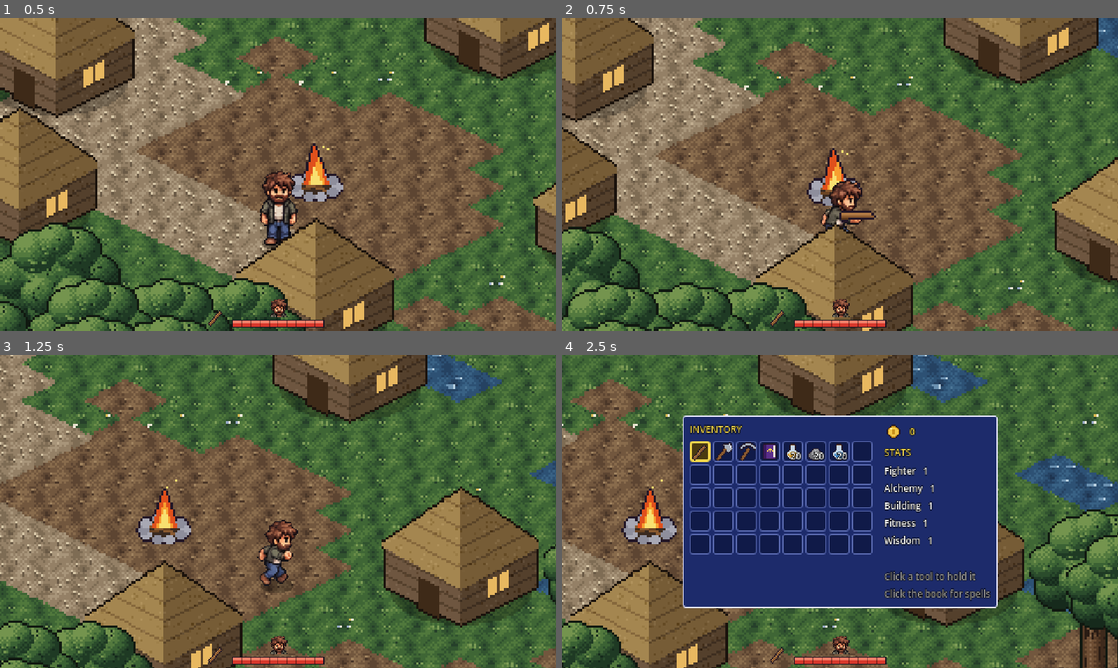
Above: before the commit, frames 1-4 (two rows, left to right).
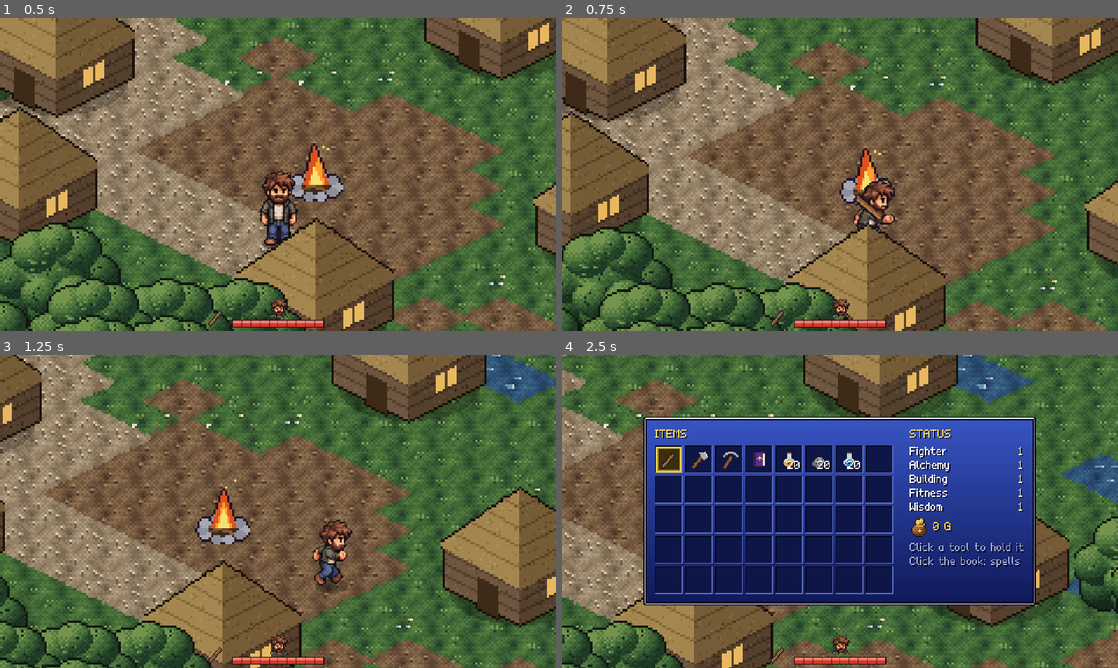
Above: after the commit, the same moments.

Repository: patrickyareinke/game1
Game: Godot game, scene res://scenes/main.tscn
Two runs of this game, one before a commit and one after it. Both use one fixed random seed, a clock stepped at 60 frames per second and the inputs below.
Inputs (mouse positions are in pixels of both pictures, inside the frame that each line leads up to):
- Up to frame 1 (0.5 s): no input
- Up to frame 2 (0.75 s): move the mouse to (962, 158) at 0.52 s; hold D from 0.53 s (still down); hold Shift from 0.53 s (still down); click (962, 158) at 0.67 s
- Up to frame 3 (1.25 s): keep holding D; keep holding Shift
- Up to frame 4 (2.5 s): release D at 1.25 s; release Shift at 1.25 s; drag from (728, 527) to (812, 574) at 1.27 s; move the mouse to (895, 442) at 2.02 s; hold D from 2.03 s (still down); tap E at 2.1 s

Frame 1 is identical in both runs. In frame 2, 45% of the frame differs, in the area x 0-100%, y 0-100%; in frame 3, 61%; in frame 4, 63%.

Commit message:
SNES-style menus, better tool swings, smoother camera
- Hand-drawn pixel font with drop shadow used for all UI and popups
- Menus as SNES windows: blue gradient, bevelled white frame, inset
  24 px item slots, gold frame for the held tool, status column
- Money shown as a leather pouch with coins ('137 G')
- Tool swings: wind-up, fast strike with motion smear, overshoot and
  follow-through; per-tool timing (quick stick, heavy axe, overhead
  pickaxe); hit lands at impact with a small camera shake
- Camera: small dead zone plus smoothing, so the character can move a
  few pixels before the screen follows

Co-Authored-By: Claude Opus 5.5 <noreply@anthropic.com>
Claude-Session: https://claude.ai/code/session_01CvBu1rya8CUCR7cnUQet3L

Diff:
--- a/project.godot
+++ b/project.godot
@@ -31,3 +31,7 @@
 [autoload]
 
 Game="*res://scripts/game_state.gd"
+
+[gui]
+
+theme/custom_font="res://assets/fonts/pixel.fnt"
--- a/scripts/game_state.gd
+++ b/scripts/game_state.gd
@@ -87,7 +87,7 @@
 
 func _ready() -> void:
 	for id in ["stick", "spellbook", "oil", "ash", "water", "coin",
-			"fireball", "mudball", "fiststamp", "slap", "face", "face_hurt",
+			"fireball", "mudball", "fiststamp", "slap", "face", "face_hurt", "money",
 			"axe", "pickaxe", "wood", "stone"]:
 		icons[id] = load("res://assets/icons/%s.png" % id)
 	for spell in UPGRADES:
--- a/scripts/pickup.gd
+++ b/scripts/pickup.gd
@@ -52,11 +52,11 @@
 		draw_polyline(pts, Color(1, 0.95, 0.7, a), 1.0)
 	if near:
 		# small "F" key hint above it
-		var p := Vector2(-4, -14 if kind == "stash" else -18)
-		draw_rect(Rect2(p, Vector2(8, 8)), Color(0.1, 0.1, 0.2, 0.85))
-		draw_rect(Rect2(p, Vector2(8, 8)), Color(1, 0.95, 0.7), false, 1.0)
-		draw_string(ThemeDB.fallback_font, p + Vector2(1.5, 6.5), "F", HORIZONTAL_ALIGNMENT_LEFT, -1, 7,
-			Color(1, 0.95, 0.7))
+		var p := Vector2(-4, -16 if kind == "stash" else -20)
+		draw_rect(Rect2(p, Vector2(9, 11)), Color(0.07, 0.1, 0.35, 0.9))
+		draw_rect(Rect2(p, Vector2(9, 11)), Color(0.92, 0.92, 0.96), false, 1.0)
+		draw_string(preload("res://assets/fonts/pixel.fnt"), p + Vector2(2, 9), "F", HORIZONTAL_ALIGNMENT_LEFT, -1, 10,
+			Color(1, 1, 1))
 
 
 func collect() -> void:
--- a/scripts/player.gd
+++ b/scripts/player.gd
@@ -16,8 +16,14 @@
 const FAINT_TIME := 2.6
 const WALK_FPS := 8.0
 const HAND := Vector2(0, -14)        # stick pivot, relative to the feet
-const SWING_TIME := 0.22
-const SWING_ARC := deg_to_rad(150.0)
+# Swing feel per tool: total time, arc, wind-up share, reach, impact shake
+const SWINGS := {
+	"stick": {"time": 0.28, "arc": 150.0, "wind": 0.26, "reach": 16.0, "shake": 1.0},
+	"axe": {"time": 0.44, "arc": 175.0, "wind": 0.36, "reach": 17.0, "shake": 2.6},
+	"pickaxe": {"time": 0.40, "arc": 165.0, "wind": 0.34, "reach": 16.0, "shake": 2.0},
+}
+const WIND_BACK := deg_to_rad(35.0)  # how far the tool is raised before striking
+const STRIKE_END := 0.72             # share of the swing where the strike ends
 const REACH := 16.0
 const INVULN_TIME := 1.0
 const BODY_LENGTH := 32.0             # sprite height in world pixels
@@ -29,6 +35,15 @@
 var walk_time := 0.0
 var swing_t := -1.0                  # < 0 means not swinging
 var swing_angle := 0.0
+var swing := {}                      # current tool's SWINGS entry
+var swing_sign := 1.0                # sweep direction
+var swing_hit_done := false
+var smear_from := 0.0                # arc of the motion smear (angles)
+var smear_to := 0.0
+var smear_alpha := 0.0
+var smear: Node2D
+var shake := 0.0                     # camera shake strength (pixels)
+var cam_base := Vector2.ZERO         # camera offset without shake
 var knock := Vector2.ZERO
 var invuln := 0.0
 var cooldowns := {}                  # spell id -> seconds left
@@ -74,8 +89,23 @@
 	stick.visible = false
 	add_child(stick)
 
+	smear = Node2D.new()
+	smear.position = HAND
+	smear.draw.connect(_draw_smear)
+	add_child(smear)
+
 	cam = Camera2D.new()
 	cam.zoom = Vector2(ZOOM, ZOOM)
+	# small dead zone: you can move a few pixels before the camera follows,
+	# then it catches up smoothly
+	cam.drag_horizontal_enabled = true
+	cam.drag_vertical_enabled = true
+	cam.drag_left_margin = 0.06
+	cam.drag_right_margin = 0.06
+	cam.drag_top_margin = 0.08
+	cam.drag_bottom_margin = 0.08
+	cam.position_smoothing_enabled = true
+	cam.position_smoothing_speed = 6.0
 	cam.ignore_rotation = false          # the boss intro tilts the camera
 	add_child(cam)
 
@@ -92,6 +122,7 @@
 		return
 	if Game.cutscene:
 		_set_frame(Anim.IDLE, 0.0)
+		cam_base = cam.offset            # cutscenes drive the camera directly
 		return
 	var input := Vector2(
 		float(Input.is_physical_key_pressed(KEY_D)) - float(Input.is_physical_key_pressed(KEY_A)),
@@ -129,7 +160,7 @@
 
 	hurt_t = maxf(hurt_t - delta, 0.0)
 	if swing_t >= 0.0:
-		_set_frame(Anim.ATTACK, clampf(swing_t / SWING_TIME, 0.0, 0.999), true)
+		_set_frame(Anim.ATTACK, clampf(swing_t / swing["time"], 0.0, 0.999), true)
 	elif hurt_t > 0.0:
 		_set_frame(Anim.HURT, 1.0 - hurt_t / HURT_TIME, true)
 	elif moving:
@@ -145,7 +176,9 @@
 		cam_target = ((world.boss.position + Vector2(0, -40)) - position) * 0.5
 		cam_target = cam_target.limit_length(110.0)
 		cam_target.y = maxf(cam_target.y, -BODY_LENGTH * 2.5)   # never down into the HUD
-	cam.offset = cam.offset.lerp(cam_target, minf(1.0, delta * 5.0))
+	cam_base = cam_base.lerp(cam_target, minf(1.0, delta * 5.0))
+	shake = move_toward(shake, 0.0, delta * 18.0)
+	cam.offset = cam_base + Vector2(randf_range(-shake, shake), randf_range(-shake, shake))
 	var z := CAVE_ZOOM if world.in_cave else ZOOM
 	cam.zoom = cam.zoom.lerp(Vector2(z, z), minf(1.0, delta * 4.0))
 	cam.rotation = lerpf(cam.rotation, 0.0, minf(1.0, delta * 4.0))
@@ -183,28 +216,86 @@
 	var aim := get_global_mouse_position() - (global_position + HAND)
 	swing_angle = aim.angle()
 	dir = _dir_from(aim)
+	swing = SWINGS.get(Game.equipped, SWINGS["stick"])
+	# sweep downward in front of the body: clockwise when aiming right
+	swing_sign = 1.0 if cos(swing_angle) >= 0.0 else -1.0
 	swing_t = 0.0
+	swing_hit_done = false
+	smear_alpha = 0.0
 	var tool: Dictionary = Game.TOOLS[Game.equipped]
 	stick.texture = load(tool["held"])
 	stick.offset = tool["pivot"]
 	stick.visible = true
-	# stick goes behind the body when swinging away from the camera
+	stick.modulate.a = 1.0
+	var side := 3.0 * swing_sign if dir == Dir.LEFT or dir == Dir.RIGHT else 0.0
+	stick.position = HAND + Vector2(side, 1.0 if side != 0.0 else 0.0)
+	smear.position = stick.position
+	# tool goes behind the body when swinging away from the camera
 	move_child(stick, 0 if dir == Dir.UP else sprite.get_index() + 1)
+	move_child(smear, stick.get_index() + 1)
 	_update_swing(0.0)
-	world.hit_at(position + Vector2.from_angle(swing_angle) * REACH, Game.equipped)
+
+
+func _swing_angle(k: float) -> float:
+	## Wind-up (raise the tool back), fast strike, overshoot and settle.
+	var arc := deg_to_rad(swing["arc"])
+	var start := swing_angle - swing_sign * arc / 2.0
+	var back := start - swing_sign * WIND_BACK
+	var stop := swing_angle + swing_sign * arc / 2.0
+	var wind: float = swing["wind"]
+	if k < wind:
+		var u := k / wind
+		return lerpf(start, back, 1.0 - pow(1.0 - u, 2.0))         # ease out: lift
+	if k < STRIKE_END:
+		var u := (k - wind) / (STRIKE_END - wind)
+		return lerpf(back, stop + swing_sign * 0.15, u * u * (3.0 - 2.0 * u) * 0.35 + u * u * 0.65)
+	var u := (k - STRIKE_END) / (1.0 - STRIKE_END)
+	return lerpf(stop + swing_sign * 0.15, stop, 1.0 - pow(1.0 - u, 3.0))   # settle
 
 
 func _update_swing(delta: float) -> void:
 	if swing_t < 0.0:
 		return
 	swing_t += delta
-	var k := swing_t / SWING_TIME
+	var k: float = swing_t / swing["time"]
 	if k >= 1.0:
 		swing_t = -1.0
 		stick.visible = false
-		return
-	var eased := 1.0 - pow(1.0 - k, 3.0)
-	stick.rotation = swing_angle - SWING_ARC / 2.0 + SWING_ARC * eased
+		smear_alpha = 0.0
+		smear.queue_redraw()
+		return
+	var a := _swing_angle(k)
+	stick.rotation = a
+	# motion smear trails the tool during the strike, then fades
+	var wind: float = swing["wind"]
+	if k >= wind and k < STRIKE_END:
+		smear_from = _swing_angle(maxf(wind, k - 0.16))
+		smear_to = a
+		smear_alpha = 0.55
+	else:
+		smear_alpha = maxf(0.0, smear_alpha - delta * 6.0)
+	smear.queue_redraw()
+	if k > 0.85:
+		stick.modulate.a = 1.0 - (k - 0.85) / 0.15
+	# the hit lands when the tool passes the aim direction
+	var strike_mid := wind + (STRIKE_END - wind) * 0.55
+	if not swing_hit_done and k >= strike_mid:
+		swing_hit_done = true
+		world.hit_at(position + Vector2.from_angle(swing_angle) * swing["reach"], Game.equipped)
+		if world.last_hit:
+			shake = swing["shake"]
+
+
+func _draw_smear() -> void:
+	if smear_alpha <= 0.0:
+		return
+	var a0 := minf(smear_from, smear_to)
+	var a1 := maxf(smear_from, smear_to)
+	if a1 - a0 < 0.05:
+		return
+	var r := 13.0
+	smear.draw_arc(Vector2.ZERO, r, a0, a1, 14, Color(1, 1, 0.92, smear_alpha), 3.0)
+	smear.draw_arc(Vector2.ZERO, r - 3.0, a0 + (a1 - a0) * 0.3, a1, 10, Color(1, 1, 1, smear_alpha * 0.5), 1.5)
 
 
 # --- spells ----------------------------------------------------------------
--- a/scripts/ui.gd
+++ b/scripts/ui.gd
@@ -3,7 +3,11 @@
 ## spellbook, spell-upgrade choice. Built in code; reads from the Game
 ## autoload and redraws on Game.changed.
 
-const SLOT := 18
+const SLOT := 24                          # 16 px icon + 4 px inset each side
+const FONT := preload("res://assets/fonts/pixel.fnt")
+const FONT_SIZE := 10                     # native size of the pixel font
+const SHADOW := Color(0.02, 0.02, 0.08, 0.9)
+const TEX_WINDOW := preload("res://assets/ui/window.png")
 const PANEL_BG := Color("1d2b6b")        # SNES-style blue menu
 const PANEL_BORDER := Color("e8e8ff")
 const SLOT_BG := Color("101a48")
@@ -16,8 +20,8 @@
 var face: TextureRect
 var hp_bar: Control
 var tool_icon: TextureRect
-var slot_normal: StyleBoxFlat
-var slot_equipped: StyleBoxFlat
+var slot_normal: StyleBox
+var slot_equipped: StyleBox
 var build_label: Label
 var boss_box: Control
 var boss_status: Label
@@ -26,6 +30,7 @@
 var slot_counts: Array[Label] = []
 var coins_label: Label
 var stats_label: Label
+var stats_values: Label
 var book_panel: PanelContainer
 var book_label: Label
 var ring: Control
@@ -57,6 +62,23 @@
 
 # --- helpers ---------------------------------------------------------------
 
+func _window(margin := 8) -> StyleBoxTexture:
+	## SNES menu window: blue gradient, white bevelled frame (9-slice).
+	var sb := StyleBoxTexture.new()
+	sb.texture = TEX_WINDOW
+	sb.set_texture_margin_all(4)
+	sb.set_content_margin_all(margin)
+	return sb
+
+
+func _slot_box(name: String) -> StyleBoxTexture:
+	var sb := StyleBoxTexture.new()
+	sb.texture = load("res://assets/ui/%s.png" % name)
+	sb.set_texture_margin_all(4)
+	sb.set_content_margin_all(4)
+	return sb
+
+
 func _box(bg: Color, border := PANEL_BORDER, margin := 4) -> StyleBoxFlat:
 	var sb := StyleBoxFlat.new()
 	sb.bg_color = bg
@@ -70,10 +92,13 @@
 func _label(text := "", color := Color.WHITE) -> Label:
 	var l := Label.new()
 	l.text = text
-	l.add_theme_font_size_override("font_size", 8)
+	l.add_theme_font_override("font", FONT)
+	l.add_theme_font_size_override("font_size", FONT_SIZE)
 	l.add_theme_color_override("font_color", color)
-	l.add_theme_color_override("font_outline_color", Color.BLACK)
-	l.add_theme_constant_override("outline_size", 2)
+	l.add_theme_color_override("font_shadow_color", SHADOW)   # SNES-style drop shadow
+	l.add_theme_constant_override("shadow_offset_x", 1)
+	l.add_theme_constant_override("shadow_offset_y", 1)
+	l.add_theme_constant_override("line_spacing", 1)
 	return l
 
 
@@ -153,28 +178,28 @@
 
 func _build_inventory() -> void:
 	inv_panel = PanelContainer.new()
-	inv_panel.add_theme_stylebox_override("panel", _box(PANEL_BG, PANEL_BORDER, 6))
+	inv_panel.add_theme_stylebox_override("panel", _window(10))
 	inv_panel.visible = false
 	_centered(inv_panel)
 
 	var row := HBoxContainer.new()
-	row.add_theme_constant_override("separation", 10)
+	row.add_theme_constant_override("separation", 14)
 	inv_panel.add_child(row)
 
 	var left := VBoxContainer.new()
 	row.add_child(left)
-	left.add_child(_label("INVENTORY", GOLD))
+	left.add_theme_constant_override("separation", 4)
+	left.add_child(_label("ITEMS", GOLD))
 	var grid := GridContainer.new()
 	grid.columns = 8
 	grid.add_theme_constant_override("h_separation", 2)
 	grid.add_theme_constant_override("v_separation", 2)
 	left.add_child(grid)
 
-	var normal := _box(SLOT_BG, Color("5a6ab0"), 1)
-	var hover := _box(SLOT_HOVER, GOLD, 1)
+	var normal := _slot_box("slot")
+	var hover := _slot_box("slot_hover")
 	slot_normal = normal
-	slot_equipped = _box(Color("4a3a10"), GOLD, 1)
-	slot_equipped.set_border_width_all(2)
+	slot_equipped = _slot_box("slot_equipped")
 	for i in Game.SLOTS:
 		var b := Button.new()
 		b.custom_minimum_size = Vector2(SLOT, SLOT)
@@ -189,30 +214,40 @@
 		slots.append(b)
 		var cnt := _label()
 		cnt.horizontal_alignment = HORIZONTAL_ALIGNMENT_RIGHT
-		cnt.position = Vector2(0, 7)
-		cnt.size = Vector2(SLOT - 1, 10)
+		cnt.position = Vector2(0, SLOT - 12)
+		cnt.size = Vector2(SLOT - 2, 11)
 		b.add_child(cnt)
 		slot_counts.append(cnt)
 
 	var right := VBoxContainer.new()
-	right.custom_minimum_size = Vector2(80, 0)
+	right.custom_minimum_size = Vector2(96, 0)
+	right.add_theme_constant_override("separation", 4)
 	row.add_child(right)
+	right.add_child(_label("STATUS", GOLD))
+	var stat_row := HBoxContainer.new()
+	stat_row.add_theme_constant_override("separation", 6)
+	stats_label = _label()
+	stats_values = _label("", Color("f8f0c0"))
+	stats_values.horizontal_alignment = HORIZONTAL_ALIGNMENT_RIGHT
+	stats_values.size_flags_horizontal = Control.SIZE_EXPAND_FILL
+	stat_row.add_child(stats_label)
+	stat_row.add_child(stats_values)
+	right.add_child(stat_row)
 	var coin_row := HBoxContainer.new()
+	coin_row.add_theme_constant_override("separation", 4)
 	var coin := TextureRect.new()
-	coin.texture = Game.icons["coin"]
+	coin.texture = Game.icons["money"]
 	coin_row.add_child(coin)
 	coins_label = _label("", GOLD)
+	coins_label.size_flags_vertical = Control.SIZE_SHRINK_CENTER
 	coin_row.add_child(coins_label)
 	right.add_child(coin_row)
-	right.add_child(_label("STATS", GOLD))
-	stats_label = _label()
-	right.add_child(stats_label)
-	right.add_child(_label("\nClick a tool to hold it\nClick the book for spells", Color(1, 1, 1, 0.6)))
+	right.add_child(_label("Click a tool to hold it\nClick the book: spells", Color(0.8, 0.85, 1.0, 0.75)))
 
 
 func _build_book() -> void:
 	book_panel = PanelContainer.new()
-	book_panel.add_theme_stylebox_override("panel", _box(Color("3a1d5e"), GOLD, 8))
+	book_panel.add_theme_stylebox_override("panel", _window(12))
 	book_panel.visible = false
 	book_panel.gui_input.connect(func(ev: InputEvent):
 		if ev is InputEventMouseButton and ev.pressed:
@@ -265,7 +300,7 @@
 
 func _build_upgrade() -> void:
 	upgrade_panel = PanelContainer.new()
-	upgrade_panel.add_theme_stylebox_override("panel", _box(Color("3a1d5e"), GOLD, 8))
+	upgrade_panel.add_theme_stylebox_override("panel", _window(12))
 	upgrade_panel.visible = false
 	_centered(upgrade_panel)
 
@@ -280,8 +315,8 @@
 	head.add_child(upgrade_title)
 	v.add_child(head)
 
-	var normal := _box(PANEL_BG, Color("5a6ab0"), 2)
-	var hover := _box(SLOT_HOVER, GOLD, 2)
+	var normal := _slot_box("slot")
+	var hover := _slot_box("slot_hover")
 	for i in 3:
 		var b := Button.new()
 		b.custom_minimum_size = Vector2(240, 28)
@@ -350,8 +385,9 @@
 	fade.mouse_filter = Control.MOUSE_FILTER_IGNORE
 	layer.add_child(fade)
 	title = _label("", Color(0.9, 0.65, 1.0))
-	title.add_theme_font_size_override("font_size", 24)
-	title.add_theme_constant_override("outline_size", 6)
+	title.add_theme_font_size_override("font_size", FONT_SIZE * 2)
+	title.add_theme_constant_override("shadow_offset_x", 2)
+	title.add_theme_constant_override("shadow_offset_y", 2)
 	subtitle = _label("", Color(1, 1, 1, 0.85))
 	for l in [title, subtitle]:
 		l.size = Vector2(SCREEN.x, 30)
@@ -461,11 +497,14 @@
 		var is_equipped: bool = slot != null and slot["id"] == Game.equipped
 		slots[i].add_theme_stylebox_override("normal", slot_equipped if is_equipped else slot_normal)
 
-	coins_label.text = " %d" % Game.money
-	var lines := PackedStringArray()
+	coins_label.text = "%d G" % Game.money
+	var names := PackedStringArray()
+	var values := PackedStringArray()
 	for s in Game.STAT_ORDER:
-		lines.append("%s   %d" % [s.capitalize(), Game.stat_level(s)])
-	stats_label.text = "\n".join(lines)
+		names.append(s.capitalize())
+		values.append(str(Game.stat_level(s)))
+	stats_label.text = "\n".join(names)
+	stats_values.text = "\n".join(values)
 
 	var book := PackedStringArray(["SPELLBOOK"])
 	for id in Game.SPELL_ORDER:
--- a/scripts/world.gd
+++ b/scripts/world.gd
@@ -505,6 +505,7 @@
 func _arrive_in_cave() -> void:
 	player.position = cell_center(arena_arrival)
 	player.last_cell = arena_arrival
+	player.cam.reset_smoothing()
 	if boss == null and not Game.boss_defeated:
 		boss = preload("res://scripts/boss.gd").new()
 		boss.world = self
@@ -591,6 +592,7 @@
 func exit_cave() -> void:
 	player.position = cell_center(mountain_exit)
 	player.last_cell = mountain_exit
+	player.cam.reset_smoothing()
 	_set_cave_view(false)
 
 
@@ -600,6 +602,7 @@
 		_set_cave_view(false)
 	player.position = cell_center(village + Vector2i(1, 2))
 	player.last_cell = village + Vector2i(1, 2)
+	player.cam.reset_smoothing()
 	if boss and not boss.dead:
 		boss.reset()
 
@@ -813,8 +816,12 @@
 
 # --- combat & effects ------------------------------------------------------
 
+var last_hit := false   # did the last hit_at() connect with something?
+
+
 func hit_at(point: Vector2, tool := "stick") -> void:
 	## Called by the player's swing (point is on the ground).
+	last_hit = false
 	var hit_enemy := false
 	for e in get_tree().get_nodes_in_group("enemies"):
 		if e.position.distance_to(point) < 14.0 + e.hit_radius:
@@ -822,6 +829,7 @@
 			Game.add_stat("fighter", Game.FIGHTER_PER_HIT)
 			hit_enemy = true
 	if hit_enemy:
+		last_hit = true
 		return
 
 	var center := screen_to_grid(point)
@@ -839,6 +847,7 @@
 	if best == Vector2i(-1, -1):
 		return
 	var type: String = props[best]["type"]
+	last_hit = true
 	if type == "bush":
 		_remove_prop(best)
 	elif HARVEST.has(type):
@@ -971,10 +980,12 @@
 	var l := Label.new()
 	l.text = text
 	l.z_index = 100
-	l.add_theme_font_size_override("font_size", 8)
+	l.add_theme_font_override("font", preload("res://assets/fonts/pixel.fnt"))
+	l.add_theme_font_size_override("font_size", 10)
 	l.add_theme_color_override("font_color", color)
-	l.add_theme_color_override("font_outline_color", Color.BLACK)
-	l.add_theme_constant_override("outline_size", 2)
+	l.add_theme_color_override("font_shadow_color", Color(0.02, 0.02, 0.08, 0.9))
+	l.add_theme_constant_override("shadow_offset_x", 1)
+	l.add_theme_constant_override("shadow_offset_y", 1)
 	l.horizontal_alignment = HORIZONTAL_ALIGNMENT_CENTER
 	l.size = Vector2(120, 12)
 	var z: float = player.cam.zoom.x if player and player.cam else 1.0
Not shown, added: assets/fonts/pixel.fnt
Binary file added: assets/fonts/pixel.png
Binary file added: assets/icons/money.png
Binary file added: assets/ui/slot.png
Binary file added: assets/ui/slot_equipped.png
Binary file added: assets/ui/slot_hover.png
Binary file added: assets/ui/window.png
